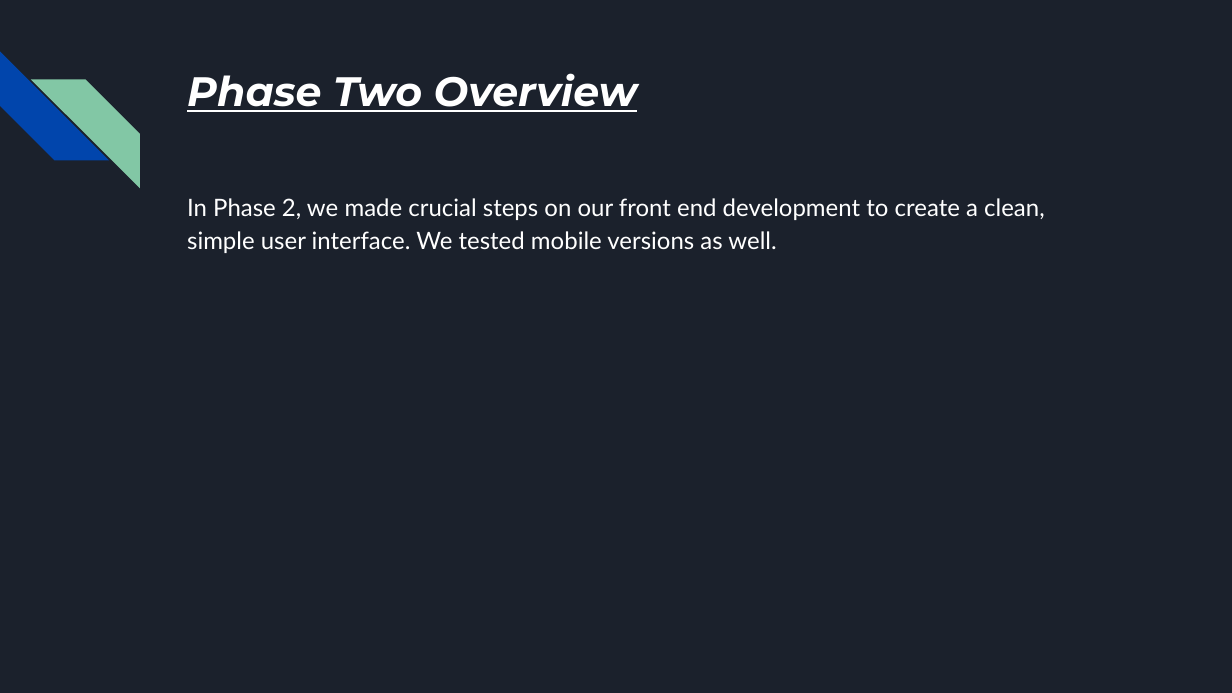
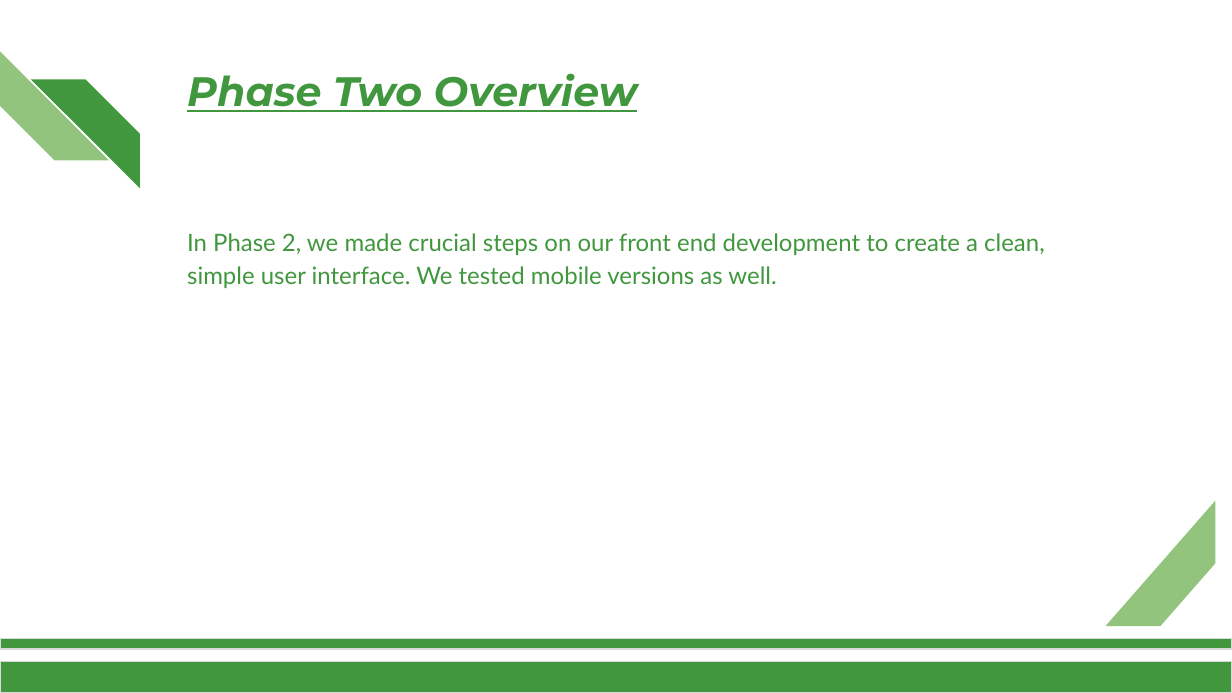
Before and after one commit to shippadam25/MealMind, a slide deck: slide 2 of Documents/Phase 2/ProjectPhase2.pptx. Drawn at 1232x693 pixels with LibreOffice and Linux fonts; fonts in the diff are those of the drawing; background and template pictures are left out. Boxes give left, top, right and bottom in pixels: in the first picture for what was removed or moved away, otherwise in the second. Text is boxed around its words. In the diff, an @@ line names an element or a change of style, - is before the commit and + after.

```diff
--- a/Documents/Phase 2/ProjectPhase2.pptx
+++ b/Documents/Phase 2/ProjectPhase2.pptx
@@ background #1B212C to #FFFFFF @@
@@ diag stripe at [0, 52, 108, 160]: fill #0145AC to #93C47D @@
@@ title "Phase Two Overview" at [187, 73, 638, 112]: text colour #FFFFFF to #41973E @@
@@ diag stripe at [31, 79, 139, 187]: fill #82C7A5 to #41973E @@
@@ text "In Phase 2, we made ..." at [187, 233, 1045, 288]: text colour #FFFFFF to #41973E @@
@@ text "In Phase 2, we made ...": place and size @@
-text "In Phase 2, we made ..." at [187, 198, 1045, 253]
+text "In Phase 2, we made ..." at [187, 233, 1045, 288]
@@ diag stripe added at [1106, 501, 1215, 626], fill #93C47D @@
@@ rectangle added at [0, 638, 1232, 649], fill #41973E, outline #D9D9D9 0.75 pt @@
@@ rectangle added at [0, 662, 1232, 693], fill #41973E, outline #D9D9D9 0.75 pt @@
```
Also in this commit, not shown: 9 other slides changed, 8 other files.
